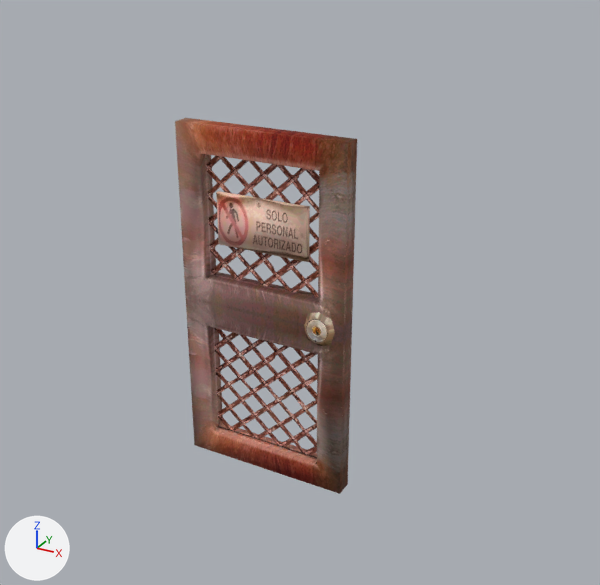
An edit to the Blender file Deserter/Assets/Mesh/Props/props00.blend, drawn before and after from the same camera.
Both versions are drawn from a 50 mm camera at (2.66, -3.53, 2.93) aimed at (0.69, 0.05, 1.14). The axes (+X, +Y, +Z) are drawn at lower left. The lights are the same throughout. The picture after the commit comes second.

The first picture shows 'doorMetalMesh00'.
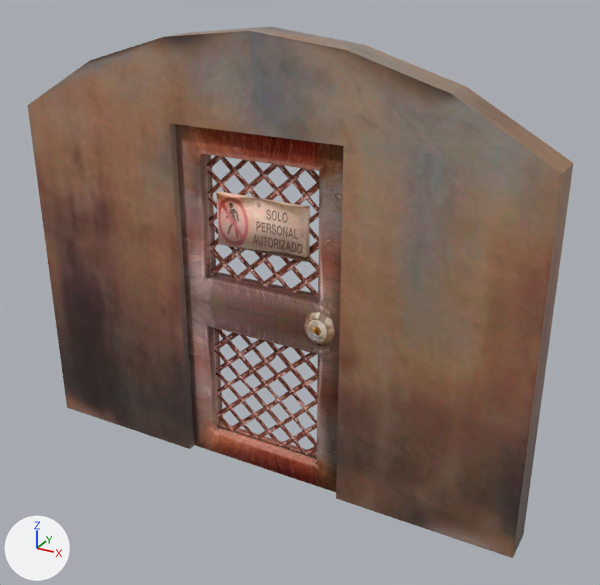
Boxes [x1, y1, x2, y2] around the edits, measured in the pictures (600 x 585 px):
'gateMesh', added (brown): after [28, 27, 573, 558]

Patch to the scene script:
```diff
--- a/Deserter/Assets/Mesh/Props/props00.blend.py
+++ b/Deserter/Assets/Mesh/Props/props00.blend.py
@@ mat_matmetal00 @@
+mat_matmetal00 = principled_material('MatMetal00')
+mat_matmetal00.texture = img_metaltex00_png  # with its transparency
@@ me_plane_002 @@
+me_plane_002.from_pydata(...)  # 28 vertices, 26 faces; spans x -1.0..2.0, y -0.1..0.1, z 0.0..2.49
+me_plane_002.materials.append(mat_matmetal00)  # picture img_metaltex00_png
@@ ob_gatemesh @@
+ob_gatemesh = bpy.data.objects.new('gateMesh', me_plane_002)
+ob_gatemesh.location = (0.0, 0.0, 0.0)
```
